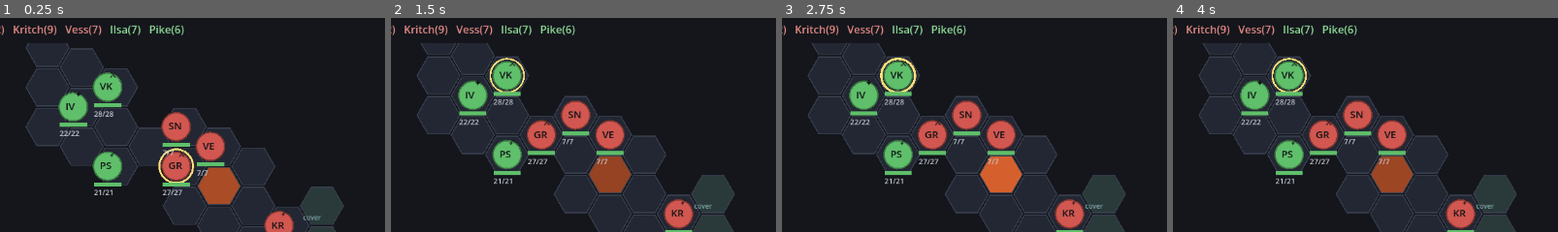
Above: before the commit, frames 1-4 (left to right).
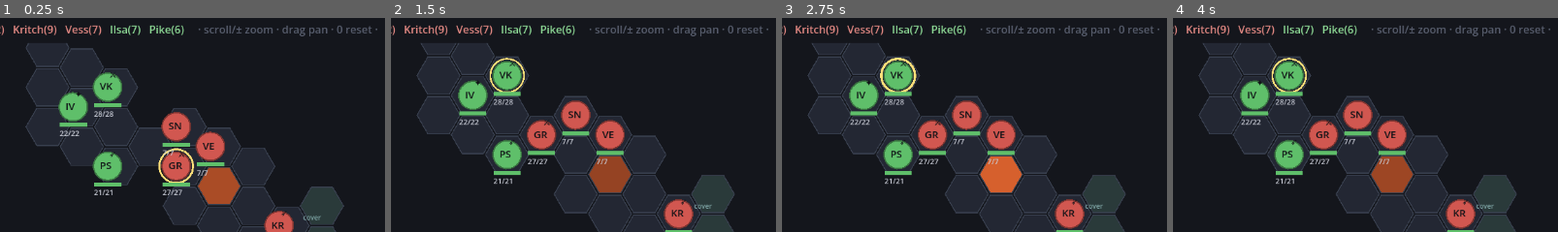
Above: after the commit, the same moments.

Repository: EgecanOzcakar/sorcmerc
Game: Godot game, scene res://scenes/main.tscn
Same seed, same stepped clock (60 frames per second), same inputs: the game is played once before the commit and once after it.
Inputs (mouse positions are % of the whole screen's width and height, from its top left):
- Up to frame 1 (0.25 s): no input
- Up to frame 2 (1.5 s): tap Enter at 0.5 s; drag from (50, 49) to (60, 27) at 0.52 s; click "Dodge" at 1.25 s
- Up to frame 3 (2.75 s): click "Second Wind (heal)" at 2 s
- Up to frame 4 (4 s): click "Move (4)" at 2.75 s; click "Moving… (click a tile)" at 3.5 s
The pictures show only the part of the screen within x 26-76%, y 5-55%; the shares and areas given below are measured in that part.

The runs differ from the first frame. In frame 1, 0.6% of the frame differs, in the area x 51-98%, y 3-9%; in frame 2, 0.6%; in frame 3, 0.6%; in frame 4, 0.6%.

Commit message:
Board zoom + pan
Mouse wheel / +/- zoom the hex board around a clamped 0.45-3.0 range;
middle- or right-drag and arrow keys pan; 0 resets. Token label sizes
track zoom with a gentler curve. Controls hinted in the order ribbon.

Co-Authored-By: Claude Sonnet 5 <noreply@anthropic.com>

Diff:
--- a/scenes/main.gd
+++ b/scenes/main.gd
@@ -8,7 +8,11 @@
 const Encounter = preload("res://core/encounter.gd")
 const Hex = preload("res://core/hex.gd")
 
-const HEX_SIZE := 34.0
+const HEX_BASE := 34.0
+var _zoom := 1.0
+var _pan := Vector2.ZERO
+var hex_px: float:
+	get: return HEX_BASE * _zoom
 const FAST := false  # set by _ready from SORCMERC_FAST
 
 var cb
@@ -88,6 +92,28 @@
 
 	set_process(true)
 	_new_game()
+
+func set_zoom(z: float) -> void:
+	_zoom = clampf(z, 0.45, 3.0)
+	if _board:
+		_board.queue_redraw()
+
+func pan_by(delta: Vector2) -> void:
+	_pan += delta
+	if _board:
+		_board.queue_redraw()
+
+func _unhandled_key_input(e: InputEvent) -> void:
+	if not (e is InputEventKey and e.pressed):
+		return
+	match e.keycode:
+		KEY_EQUAL, KEY_KP_ADD: set_zoom(_zoom * 1.1)
+		KEY_MINUS, KEY_KP_SUBTRACT: set_zoom(_zoom / 1.1)
+		KEY_0: _zoom = 1.0; _pan = Vector2.ZERO; _board.queue_redraw()
+		KEY_LEFT: pan_by(Vector2(40, 0))
+		KEY_RIGHT: pan_by(Vector2(-40, 0))
+		KEY_UP: pan_by(Vector2(0, 40))
+		KEY_DOWN: pan_by(Vector2(0, -40))
 
 func _build_theme() -> void:
 	var th := Theme.new()
@@ -326,7 +352,7 @@
 		if c.is_dead():
 			nm = "[s]%s[/s]" % nm
 		parts.append("[color=%s]%s(%d)[/color]" % [col, nm, c.init_roll])
-	_order.text = "[b]ORDER[/b]  " + "   ".join(parts)
+	_order.text = "[b]ORDER[/b]  " + "   ".join(parts) + "     [color=#5a6070]· scroll/± zoom · drag pan · 0 reset ·[/color]"
 
 	var cur = cb.current()
 	if cur and cur.team == "party" and cur.conscious() and _mode != "cone":
@@ -399,13 +425,13 @@
 		var mn := Vector2(1e9, 1e9)
 		var mx := Vector2(-1e9, -1e9)
 		for hx in cb.board["hexes"]:
-			var p := Hex.to_pixel(hx, main.HEX_SIZE)
+			var p := Hex.to_pixel(hx, main.hex_px)
 			mn = mn.min(p); mx = mx.max(p)
 		var span := mx - mn
-		_origin = (size - span) * 0.5 - mn
+		_origin = (size - span) * 0.5 - mn + main._pan
 
 	func _pix(hx: Vector2i) -> Vector2:
-		return _origin + Hex.to_pixel(hx, main.HEX_SIZE)
+		return _origin + Hex.to_pixel(hx, main.hex_px)
 
 	func _hex_poly(center: Vector2, s: float) -> PackedVector2Array:
 		var pts := PackedVector2Array()
@@ -455,21 +481,29 @@
 		if cb == null:
 			return
 		if e is InputEventMouseMotion:
-			var hx := Hex.from_pixel(e.position - _origin, main.HEX_SIZE)
+			if e.button_mask & (MOUSE_BUTTON_MASK_MIDDLE | MOUSE_BUTTON_MASK_RIGHT):
+				main.pan_by(e.relative)
+				return
+			var hx := Hex.from_pixel(e.position - _origin, main.hex_px)
 			if hx != _hover:
 				_hover = hx
 				main.board_hex_hovered(hx)
 		elif e is InputEventMouseButton and e.pressed:
-			if e.button_index == MOUSE_BUTTON_RIGHT:
+			if e.button_index == MOUSE_BUTTON_WHEEL_UP:
+				main.set_zoom(main._zoom * 1.1)
+			elif e.button_index == MOUSE_BUTTON_WHEEL_DOWN:
+				main.set_zoom(main._zoom / 1.1)
+			elif e.button_index == MOUSE_BUTTON_RIGHT:
 				main.board_cancel()
 			elif e.button_index == MOUSE_BUTTON_LEFT:
-				main.board_hex_clicked(Hex.from_pixel(e.position - _origin, main.HEX_SIZE))
+				main.board_hex_clicked(Hex.from_pixel(e.position - _origin, main.hex_px))
 
 	func _draw() -> void:
 		if cb == null:
 			return
 		_layout()
-		var s: float = main.HEX_SIZE
+		var s: float = main.hex_px
+		var fz := clampf(main._zoom, 0.75, 1.7)   # font scale, gentler than the hex scale
 		var pulse := 0.5 + 0.5 * sin(Time.get_ticks_msec() / 350.0)
 
 		var field := {}
@@ -534,12 +568,12 @@
 			draw_circle(p, rad, base)
 			draw_arc(p, rad, 0, TAU, 24, base.darkened(0.4), 2.0)
 			var initials: String = _initials(c.cname)
-			draw_string(ThemeDB.fallback_font, p - Vector2(rad * 0.55, -5), initials,
-				HORIZONTAL_ALIGNMENT_LEFT, -1, 15, Color("101216"))
+			draw_string(ThemeDB.fallback_font, p - Vector2(rad * 0.55, -5 * fz), initials,
+				HORIZONTAL_ALIGNMENT_LEFT, -1, int(15 * fz), Color("101216"))
 			var glyph := _glyph(c)
 			if glyph != "":
 				draw_string(ThemeDB.fallback_font, p + Vector2(rad * 0.1, -rad * 0.65), glyph,
-					HORIZONTAL_ALIGNMENT_LEFT, -1, 13, Color("101216"))
+					HORIZONTAL_ALIGNMENT_LEFT, -1, int(13 * fz), Color("101216"))
 
 			# hp bar
 			var hv: float = _hp.get(c.id, float(c.hp))
@@ -551,8 +585,8 @@
 			if frac < 0.33: hpcol = Color("d15750")
 			elif frac < 0.66: hpcol = Color("d9a441")
 			draw_rect(Rect2(br.position, Vector2(br.size.x * frac, br.size.y)), hpcol)
-			draw_string(ThemeDB.fallback_font, br.position + Vector2(0, 20),
-				"%d/%d" % [c.hp, c.max_hp], HORIZONTAL_ALIGNMENT_LEFT, -1, 11, Color("c9ccd6"))
+			draw_string(ThemeDB.fallback_font, br.position + Vector2(0, 12 + 8 * fz),
+				"%d/%d" % [c.hp, c.max_hp], HORIZONTAL_ALIGNMENT_LEFT, -1, int(11 * fz), Color("c9ccd6"))
 
 			var tags := ""
 			if c.has("prone"): tags += "↓"
@@ -560,7 +594,7 @@
 			if c.is_down(): tags += " ✗%d/%d" % [c.death_s, c.death_f]
 			if tags != "":
 				draw_string(ThemeDB.fallback_font, p + Vector2(-rad, -rad - 4), tags,
-					HORIZONTAL_ALIGNMENT_LEFT, -1, 12, Color("e6c15a"))
+					HORIZONTAL_ALIGNMENT_LEFT, -1, int(12 * fz), Color("e6c15a"))
 
 		# floating damage
 		for f in _floats:
--- a/tests/shot.gd
+++ b/tests/shot.gd
@@ -12,6 +12,9 @@
 	while main.cb and not main.cb.is_over() and main.cb.round_num < 2 and guard < 40:
 		await process_frame
 		guard += 1
+	var z := OS.get_environment("SHOT_ZOOM")
+	if z != "":
+		main.set_zoom(float(z))
 	await create_timer(0.4).timeout
 	var img := root.get_viewport().get_texture().get_image()
 	img.save_png("res://combat_screen.png")
Not shown, changed: README.md
